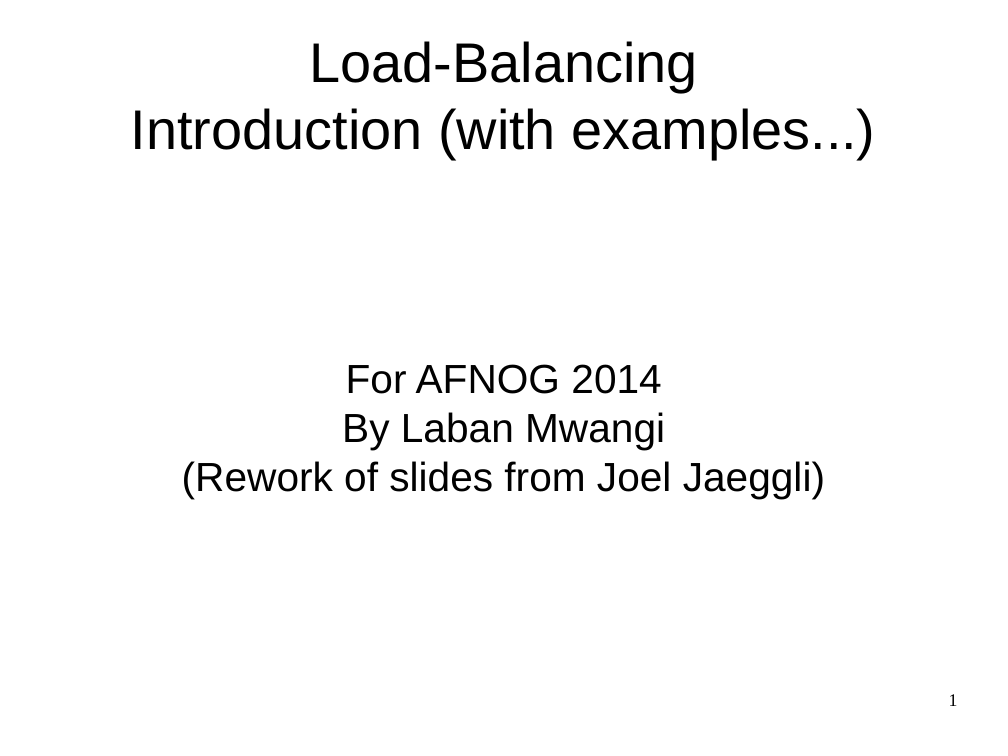
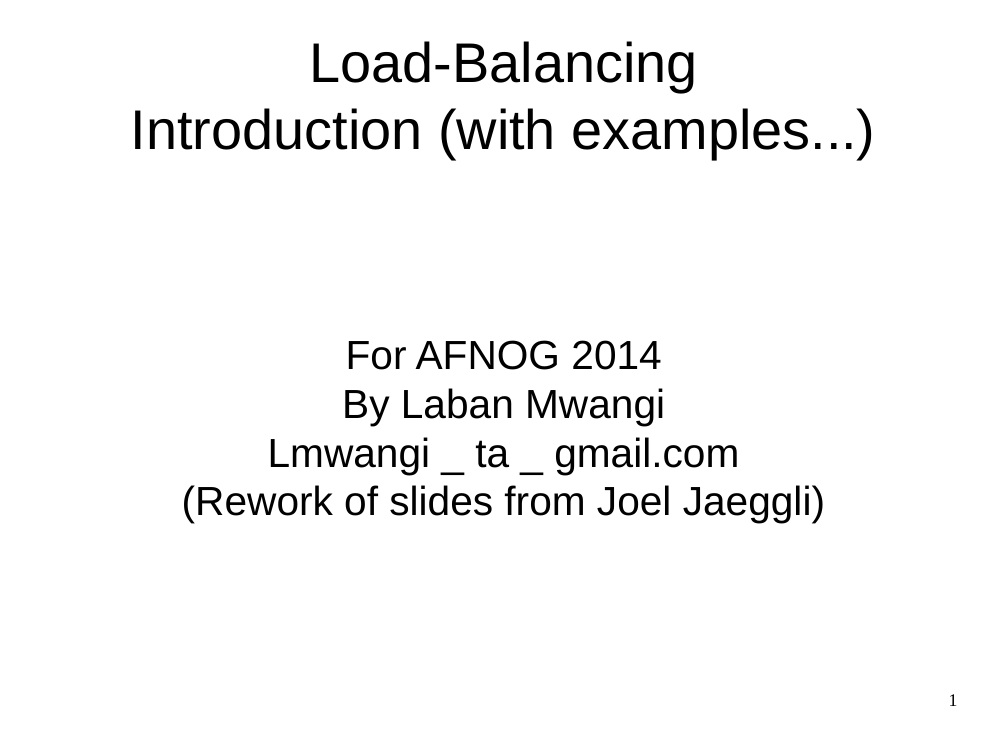
Before and after one commit to labeneator/sse, a slide deck: slide 1 of loadbalancing/docs/sse-LB-overview.odp. Drawn at 1008x756 pixels with LibreOffice and Linux fonts; fonts in the diff are those of the drawing. Boxes give left, top, right and bottom in pixels: in the first picture for what was removed or moved away, otherwise in the second. Text is boxed around its words. In the diff, an @@ line names an element or a change of style, - is before the commit and + after.

```diff
--- a/loadbalancing/docs/sse-LB-overview.odp
+++ b/loadbalancing/docs/sse-LB-overview.odp
@@ subtitle at (x1=268, y1=437, x2=739, y2=474): paragraph added @@
+Lmwangi _ ta _ gmail.com
```
Also in this commit, not shown: 1 other slide changed, 1 slide added, 1 other file.
